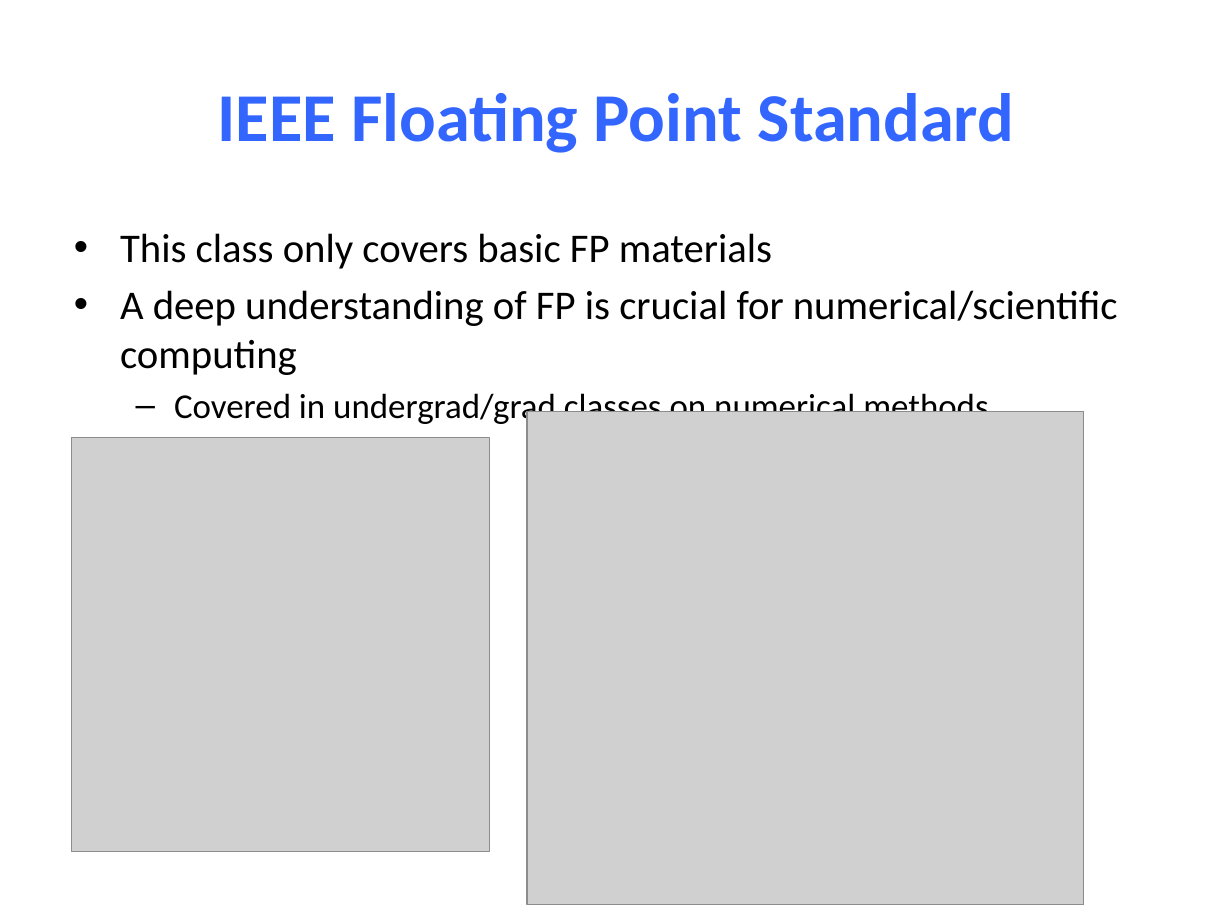
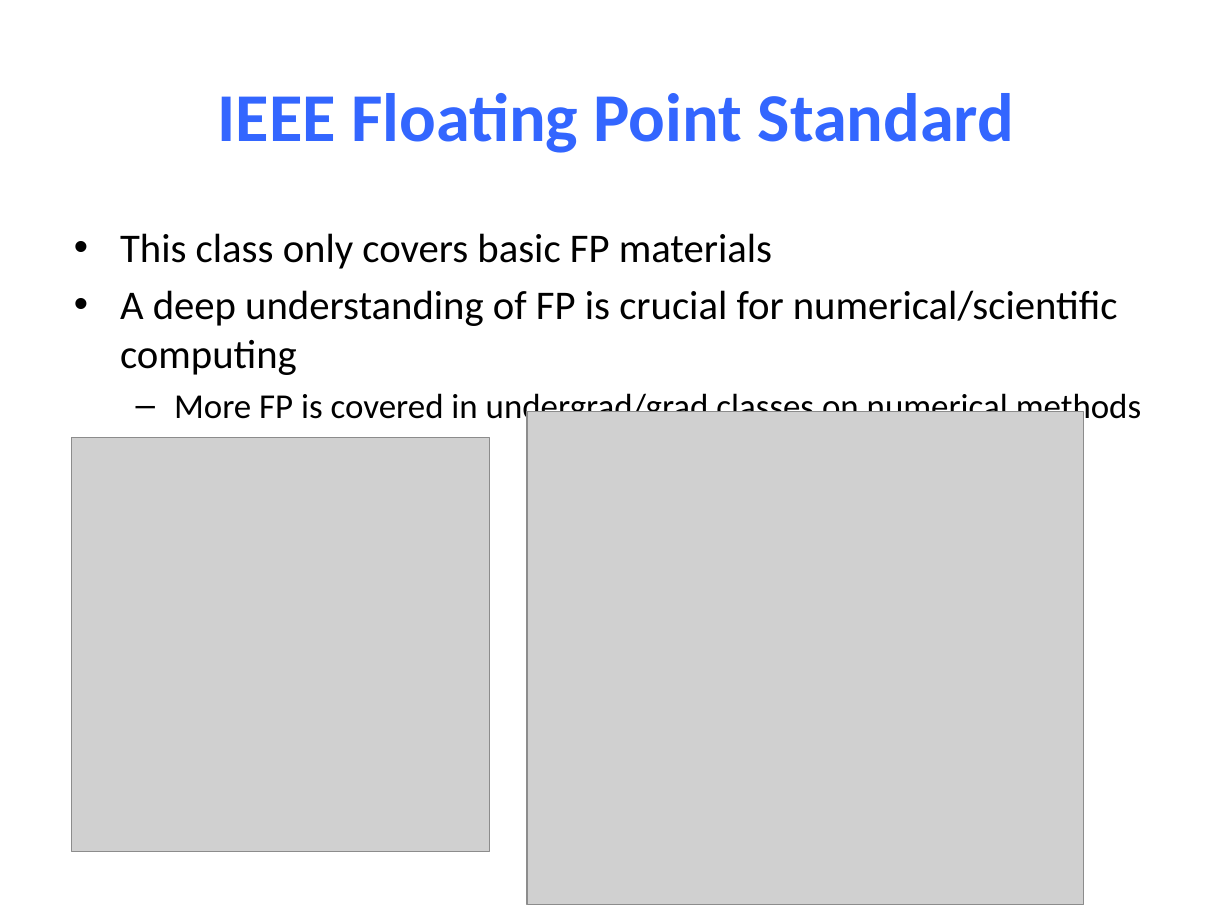
Before and after one commit to NYU-CSO/nyu-cso.github.io, a slide deck: slide 17 of notes/03-floats.pptx. Drawn at 1232x924 pixels with LibreOffice and Linux fonts; fonts in the diff are those of the drawing; grey boxes stand for pictures. Boxes give left, top, right and bottom in pixels: in the first picture for what was removed or moved away, otherwise in the second. Text is boxed around its words. In the diff, an @@ line names an element or a change of style, - is before the commit and + after.

```diff
--- a/notes/03-floats.pptx
+++ b/notes/03-floats.pptx
@@ text at bbox=[174, 389, 1141, 427]: text changed @@
-  – Covered in undergrad/grad classes on numerical methods
+  – More FP is covered in undergrad/grad classes on numerical methods
```
Also in this commit, not shown: 15 other slides changed, 1 slide added, 2 slides removed.
